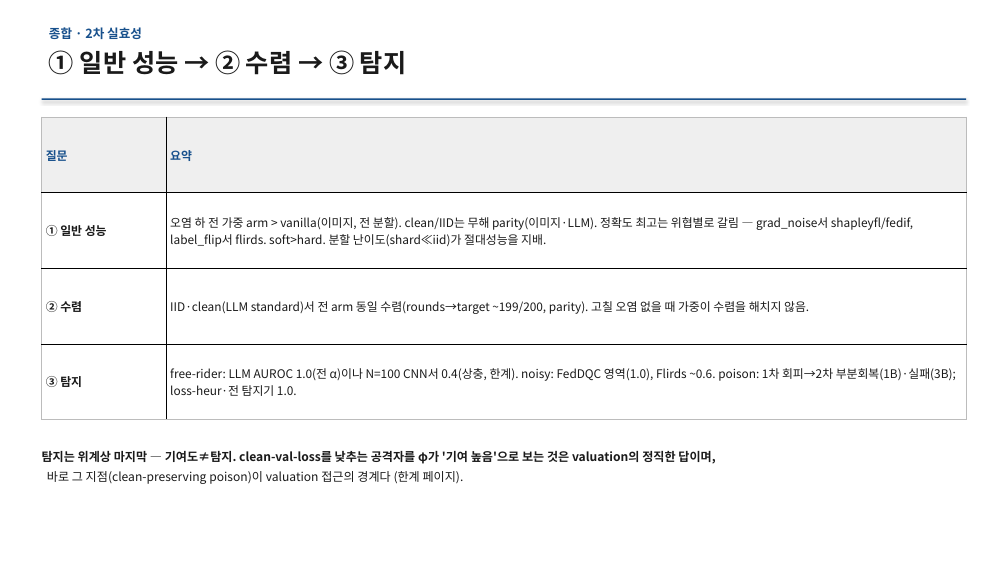
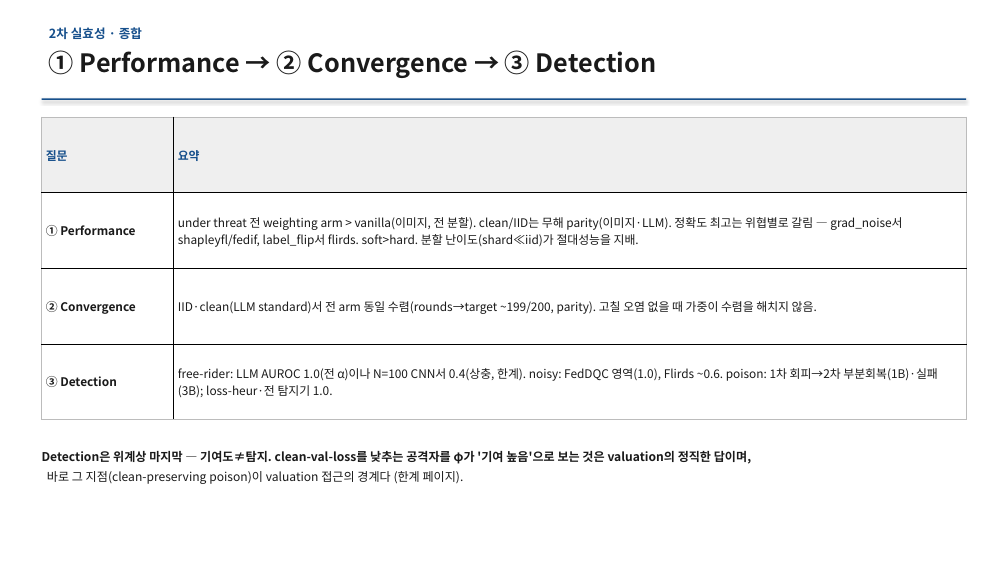
Before and after one commit to YongheeChoi/flirds, a slide deck: slide 16 of research-wiki/presentations/2026-06-results-report/flirds-results-2026-06.pptx (slide 15 before the commit). Drawn at 1008x567 pixels with LibreOffice and Linux fonts; fonts in the diff are those of the drawing. Boxes give left, top, right and bottom in pixels: in the first picture for what was removed or moved away, otherwise in the second. Text is boxed around its words. In the diff, an @@ line names an element or a change of style, - is before the commit and + after.

```diff
--- a/research-wiki/presentations/2026-06-results-report/flirds-results-2026-06.pptx
+++ b/research-wiki/presentations/2026-06-results-report/flirds-results-2026-06.pptx
@@ text at <box>49,27,142,39</box>: text changed @@
-종합 · 2차 실효성
+2차 실효성 · 종합
@@ text at <box>49,50,656,78</box>: text changed @@
-① 일반 성능 → ② 수렴 → ③ 탐지
+① Performance → ② Convergence → ③ Detection
@@ table at <box>42,117,966,420</box> @@
-row 2, column 1: ① 일반 성능
+row 2, column 1: ① Performance
-row 2, column 2: 오염 하 전 가중 arm > vanilla(이미지, 전 분할). clean/IID는 무해 parity(이미지·LLM). 정확도 최고는 위협별로 갈림 — grad_noise서 shapleyfl/fedif, label_flip서 flirds. soft>hard. 분할 난이도(shard≪iid)가 절대성능을 지배.
+row 2, column 2: under threat 전 weighting arm > vanilla(이미지, 전 분할). clean/IID는 무해 parity(이미지·LLM). 정확도 최고는 위협별로 갈림 — grad_noise서 shapleyfl/fedif, label_flip서 flirds. soft>hard. 분할 난이도(shard≪iid)가 절대성능을 지배.
-row 3, column 1: ② 수렴
+row 3, column 1: ② Convergence
-row 4, column 1: ③ 탐지
+row 4, column 1: ③ Detection
@@ text at <box>42,451,751,464</box>: text changed @@
-탐지는 위계상 마지막 — 기여도≠탐지. clean-val-loss를 낮추는 공격자를 φ가 '기여 높음'으로 보는 것은 valuation의 정직한 답이며,
+Detection은 위계상 마지막 — 기여도≠탐지. clean-val-loss를 낮추는 공격자를 φ가 '기여 높음'으로 보는 것은 valuation의 정직한 답이며,
```
Also in this commit, not shown: 14 other slides changed, 1 slide added, 19 other files.
